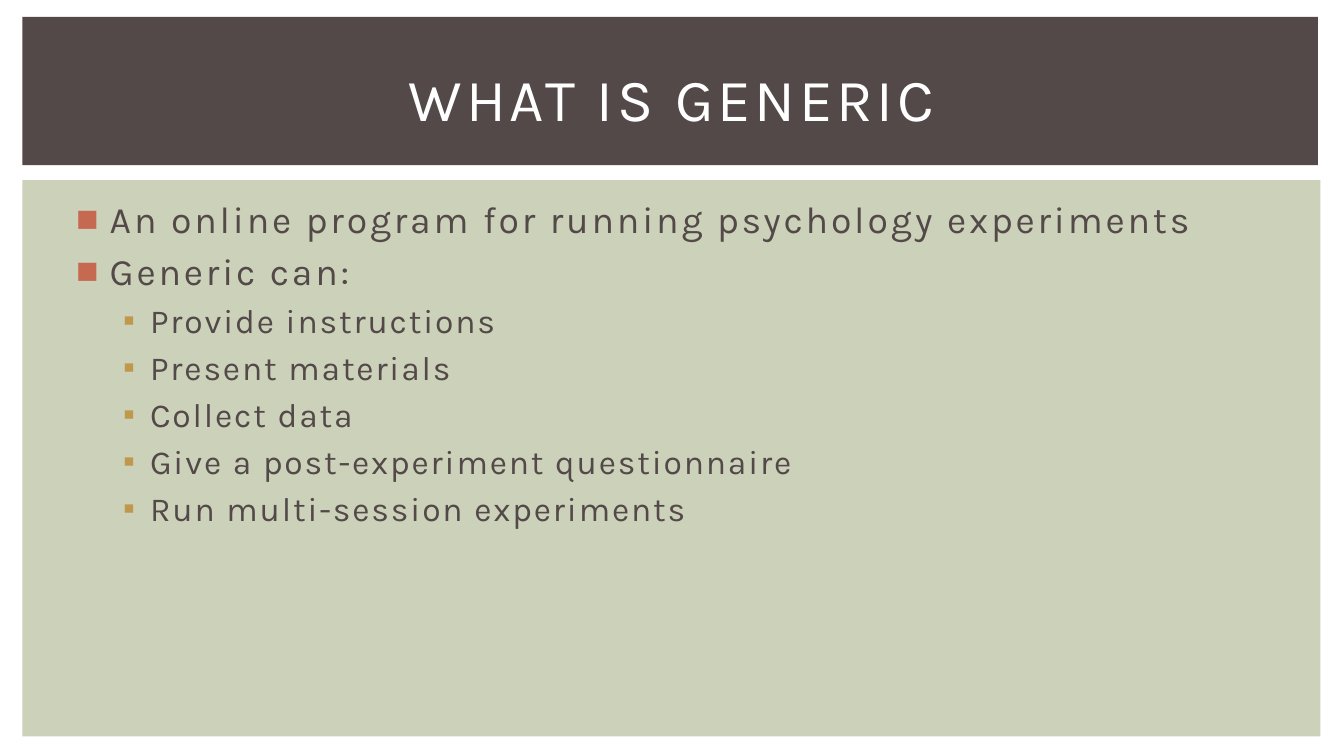
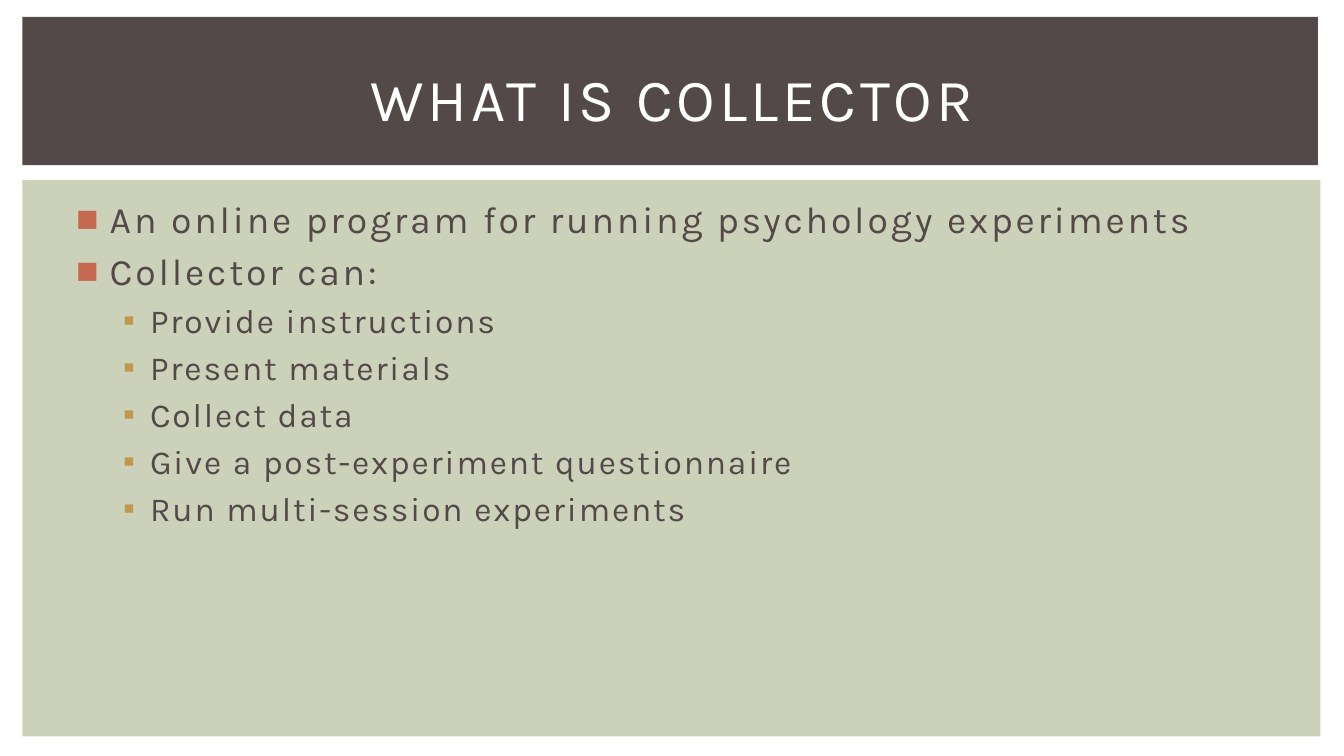
Before and after one commit to gikeymarcia/Collector, a slide deck: slide 2 of Documentation/Generic v2.pptx. Drawn at 1344x756 pixels with LibreOffice and Linux fonts; fonts in the diff are those of the drawing. Boxes give left, top, right and bottom in pixels: in the first picture for what was removed or moved away, otherwise in the second. Text is boxed around its words. In the diff, an @@ line names an element or a change of style, - is before the commit and + after.

Commit message:
renamed to Collector
changed test.php -> trial.php
new function to initiate a page (start session, disable error reporting, set ini value for reading from mac)
removed junk chars from session files created
deleted old junk from custom functions

```diff
--- a/Documentation/Generic v2.pptx
+++ b/Documentation/Generic v2.pptx
@@ title at [370,83,972,122]: text changed @@
-WHAT IS GENERIC
+WHAT IS COLLECTOR
@@ text at [110,259,376,286]: text changed @@
-■ Generic can:
+■ Collector can:
```
Also in this commit, not shown: 1 other slide changed, 24 other files.
